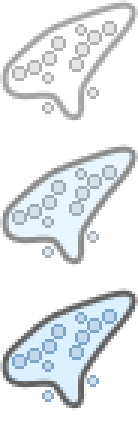
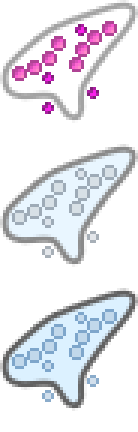
Two versions of the same layered image (138x432). Layer-by-layer changes:
hid group "holes copy" (12 layers) over [12, 21, 117, 114]
showed group "holesover" (12 layers) over [12, 21, 117, 114]
showed "Layer 2" over [12, 21, 117, 114]
